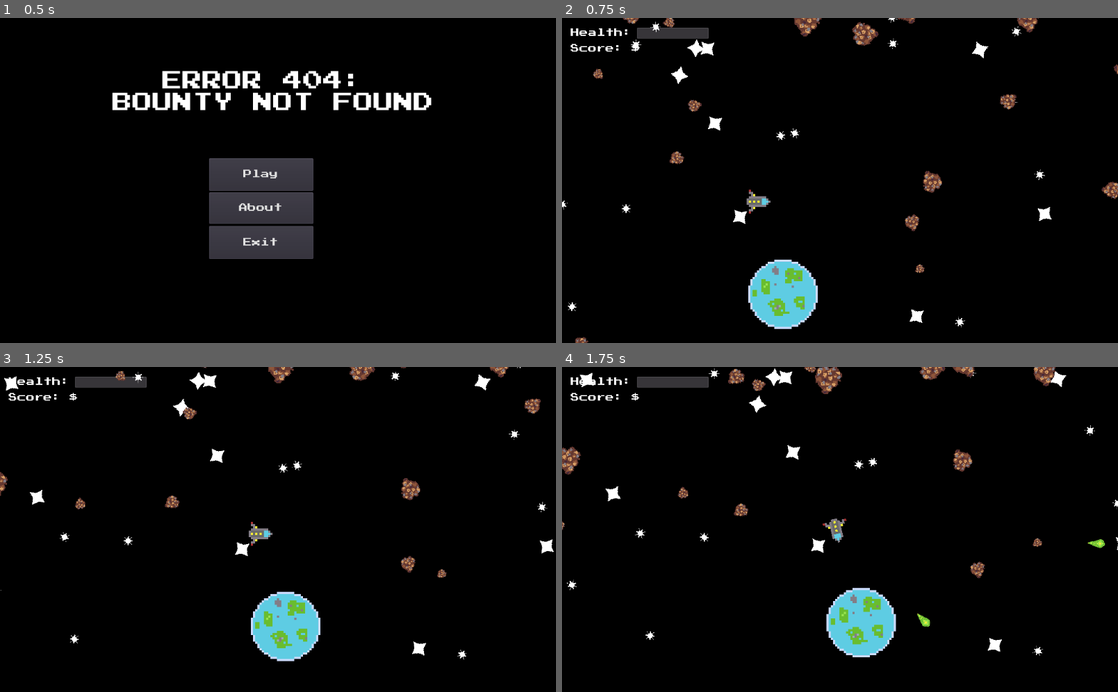
Above: before the commit, frames 1-4 (two rows, left to right).
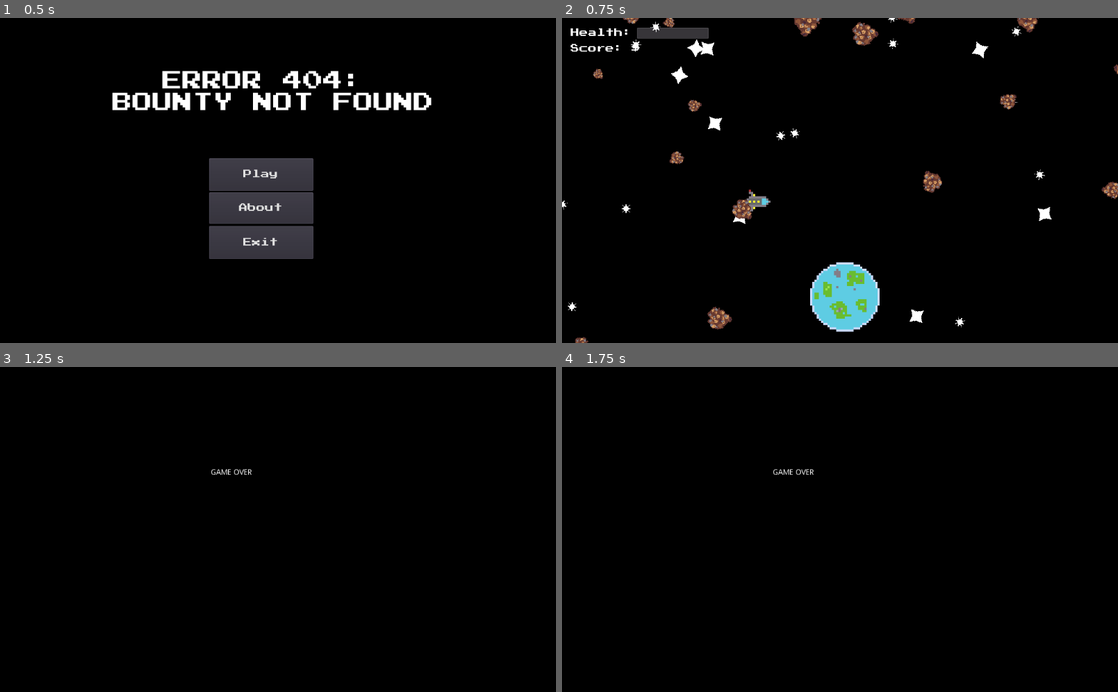
Above: after the commit, the same moments.

Repository: TechRunner2/404-Bounty-Not-Found
Game: Godot game, scene res://Scenes/Main Menu.tscn
Same seed, same stepped clock (60 frames per second), same inputs: the game is played once before the commit and once after it.
Inputs:
- Up to frame 1 (0.5 s): no input
- Up to frame 2 (0.75 s): click "Play" at 0.5 s
- Up to frame 3 (1.25 s): no input
- Up to frame 4 (1.75 s): hold D (player_right) from 1.28 s (still down); hold Space (primary_fire) from 1.28 s (still down)

Frame 1 is identical in both runs. In frame 2, 4.6% of the frame differs, in the area x 26-66%, y 55-97%; in frame 3, 5.0%; in frame 4, 5.6%, in the area x 0-100%, y 0-90%.

Commit message:
Movd Plannet
Moved the plannet accidently and this is the update

Diff:
--- a/Scenes/Game.tscn
+++ b/Scenes/Game.tscn
@@ -54,7 +54,7 @@
 position = Vector2( 896.696, 540.443 )
 
 [node name="Planet" parent="." instance=ExtResource( 11 )]
-position = Vector2( 326.073, 424.536 )
+position = Vector2( 440, 430 )
 [connection signal="death" from="Player" to="." method="_on_Player_death"]
+[connection signal="pos_update" from="Player" to="Camera" method="_on_Player_pos_update"]
 [connection signal="pos_update" from="Player" to="Bounty" method="_on_Player_pos_update"]
-[connection signal="pos_update" from="Player" to="Camera" method="_on_Player_pos_update"]
